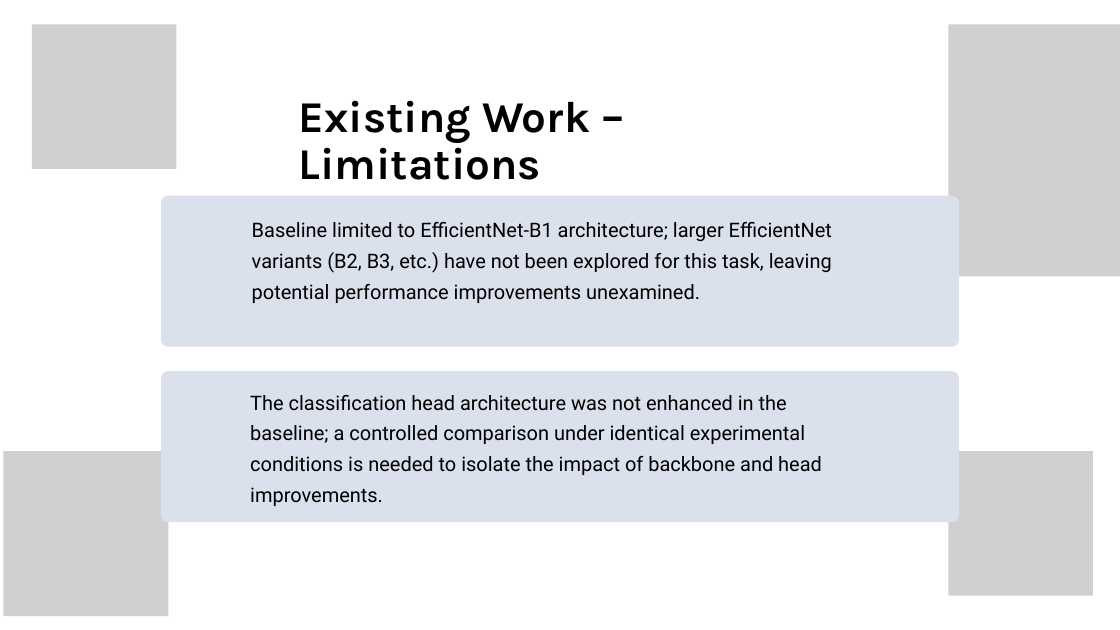
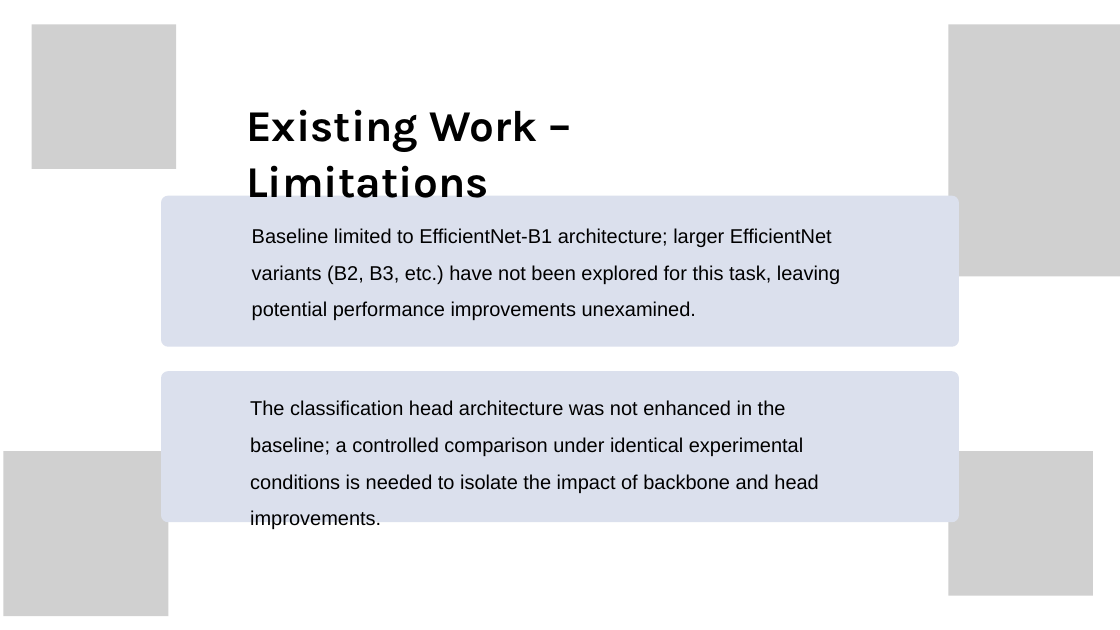
Before and after one commit to Belugabilli/BrainTumor-PE-1, a slide deck: slide 5 of Report/EfficientNet-B3 Project.pptx. Drawn at 1120x630 pixels with LibreOffice and Linux fonts; fonts in the diff are those of the drawing; grey boxes stand for pictures; background and template pictures are left out. Boxes give left, top, right and bottom in pixels: in the first picture for what was removed or moved away, otherwise in the second. Text is boxed around its words. In the diff, an @@ line names an element or a change of style, - is before the commit and + after.

```diff
--- a/Report/EfficientNet-B3 Project.pptx
+++ b/Report/EfficientNet-B3 Project.pptx
@@ text "Existing Work – Limitations": place and size @@
-text "Existing Work – Limitations" at (299, 100, 590, 180)
+text "Existing Work – Limitations" at (246, 109, 538, 198)
@@ text "Existing Work – Limitations" at (246, 109, 538, 198): line spacing 60.4pt to 1.07 @@
@@ text "Baseline limited to EfficientNet-B1 architecture; ..." at (252, 228, 840, 320): font Roboto to Arial; line spacing 39.5pt to 1.54 @@
@@ text "The classification head architecture was ..." at (250, 400, 818, 493): font Roboto to Arial; line spacing 39.5pt to 1.54 @@
```
Also in this commit, not shown: 26 other slides changed, 2 slides added, 3 slides removed.
